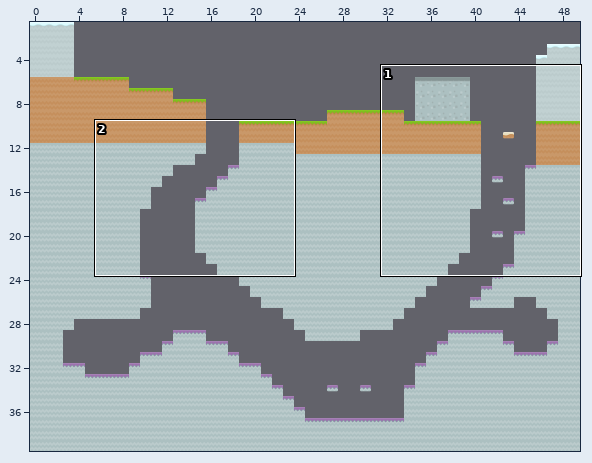
Two versions of a level (Tiled map, site/assets/tiled/alien_cat.tmx). Above: a wide view before the commit, with the close-up outlined.
Close-up. First the earlier version:
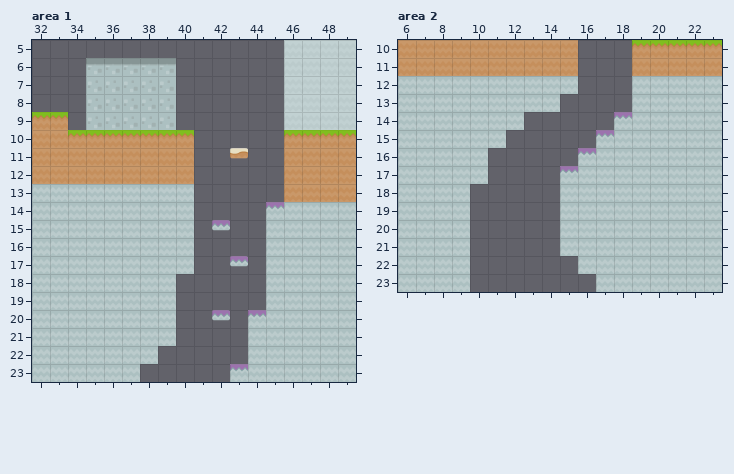
Cells are 70x70 px. Shown: area 1 x 32..49, y 5..23; area 2 x 6..23, y 10..23. The commit also changed other parts of the map, which this record leaves out.
Now the later version:
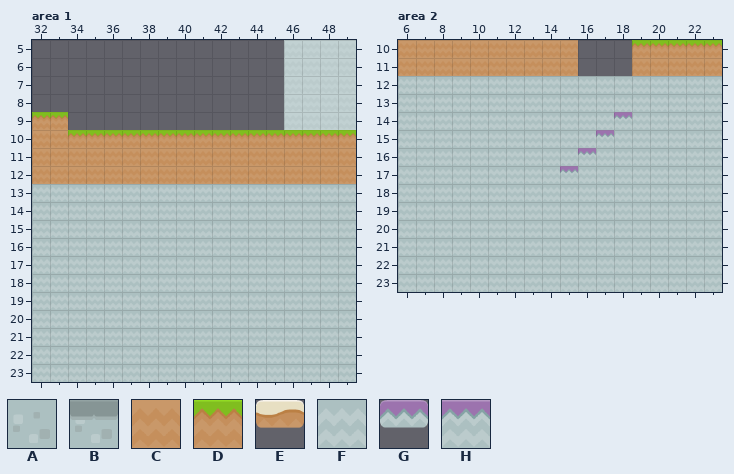
Key: from "alien_tiles": A 19 "castleCenter", B 36 "castleMid", C 63 "grassCenter", D 78 "grassMid", E 104 "sandHalf", F 138 "stoneCenter", G 144 "stoneHalf", H 151 "stoneMid".
_ is an empty cell, # one hidden under a higher layer, . an unchanged one.
The exact change:
--- layer "Tile Layer 1", area 1
@@ x 38..49 @@
-10 ..._____....
-11 ...__E__....
-12 ..._____....
-13 ..._____CCCC
-14 ...____H....
-15 ..._G__.....
-16 ...____.....
-17 ...__G_.....
-18 .._____.....
-19 .._____.....
-20 ..__G_H.....
-21 ..____......
-22 ._____......
-23 _____H......
+10 ...DDDDD....
+11 ...CCCCC....
+12 ...CCCCC....
+13 ...FFFFFFFFF
+14 ...FFFFF....
+15 ...FFFF.....
+16 ...FFFF.....
+17 ...FFFF.....
+18 ..FFFFF.....
+19 ..FFFFF.....
+20 ..FFFFF.....
+21 ..FFFF......
+22 .FFFFF......
+23 FFFFFF......
--- layer "Middle 1", area 1
@@ x 36..38 @@
- 7 #.#
- 8 .#.
- 9 ##.
+ 7 _._
+ 8 ._.
+ 9 __.
--- layer "Background 1", area 1
@@ x 35..39 @@
- 6 BBBBB
- 7 AAAAA
- 8 AAAAA
- 9 AAAAA
+ 6 _____
+ 7 _____
+ 8 _____
+ 9 _____
--- layer "Background 1", area 2
@@ x 10..18 @@
-12 ......___
-13 .....____
-14 ..._____.
-15 .._____..
-16 ._____...
-17 .____....
-18 _____....
-19 _____....
-20 _____....
-21 _____....
-22 ______...
-23 _______..
+12 ......FFF
+13 .....FFFF
+14 ...FFFFF.
+15 ..FFFFF..
+16 .FFFFF...
+17 .FFFF....
+18 FFFFF....
+19 FFFFF....
+20 FFFFF....
+21 FFFFF....
+22 FFFFFF...
+23 FFFFFFF..
